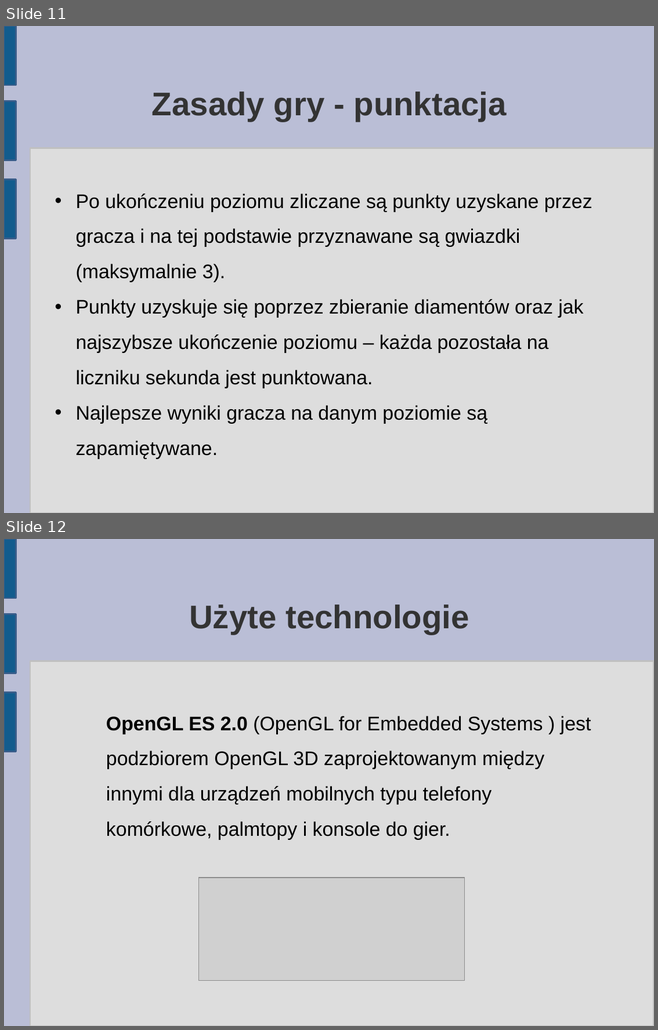
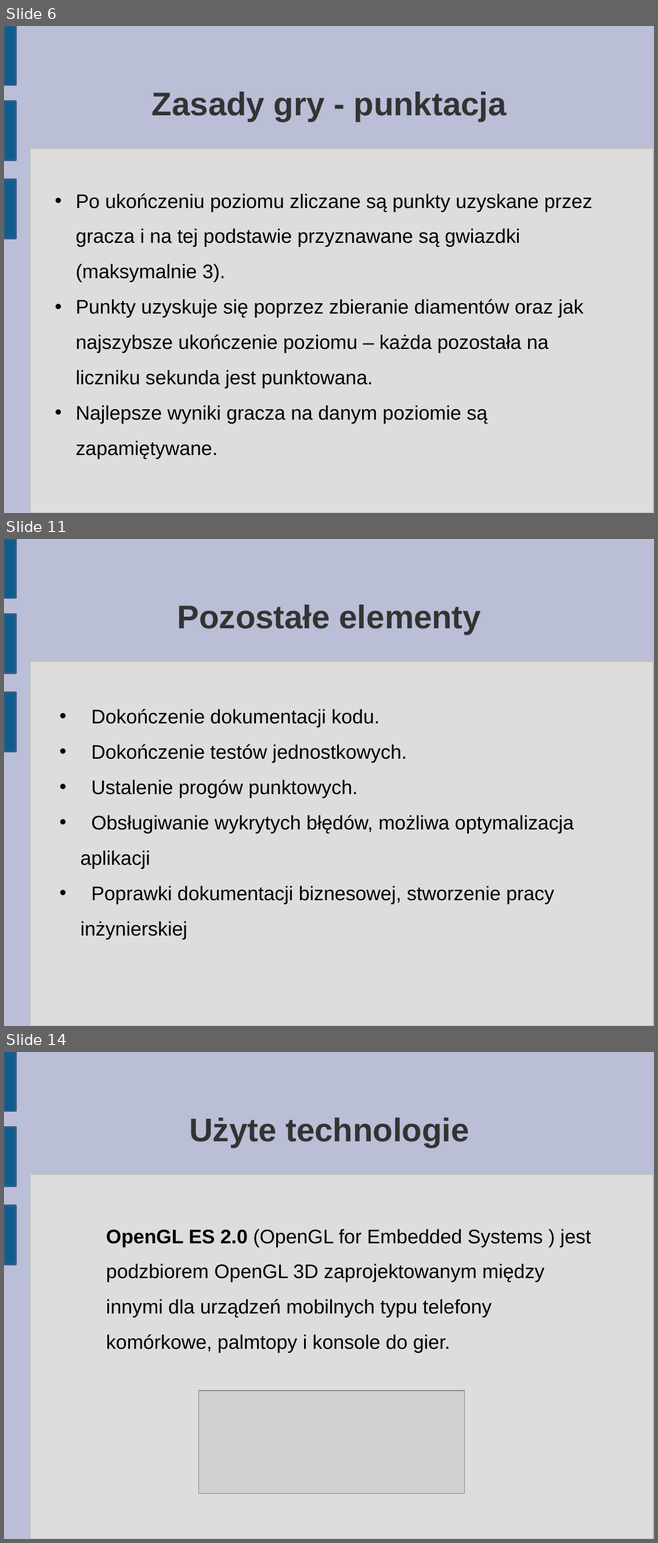
Before and after one commit to matkaczmarski/Praca-inzynierska, a slide deck: Prezentacja/Praca Inżynierska 2.odp. Shown one above the other, each under a label of ours: slides 11 and 12 before the commit, slides 6, 11 and 14 after it; the slides between them are not shown. The pictures are 658x1030 and 658x1543 pixels, drawn with LibreOffice and Linux fonts; fonts in the diff are those of the drawing; grey boxes stand for pictures. Boxes give left, top, right and bottom in pixels: in the first picture for what was removed or moved away, otherwise in the second. Text is boxed around its words. In the diff, an @@ line names an element or a change of style, - is before the commit and + after.

```diff
--- a/Prezentacja/Praca Inżynierska 2.odp
+++ b/Prezentacja/Praca Inżynierska 2.odp
@@ slide 11 added at <box>4,539,654,1026</box>, background #BABED6; not listed: 4 template elements that a slide beside it also shows @@
@@ title added at <box>177,605,481,634</box>, 40 pt, text #333333, bold @@
+Pozostałe elementy
@@ text added at <box>81,709,574,940</box>, 24 pt, text #000000 @@
+• Dokończenie dokumentacji kodu.
+• Dokończenie testów jednostkowych.
+• Ustalenie progów punktowych.
+• Obsługiwanie wykrytych błędów, możliwa optymalizacja aplikacji
+• Poprawki dokumentacji biznesowej, stworzenie pracy inżynierskiej
@@ what was slide 11 is now slide 6 @@
@@ what was slide 12 is now slide 14 @@
```
Also in this commit, not shown: 5 slides changed, 2 other slides added, 1 slide removed, 1 other file.
